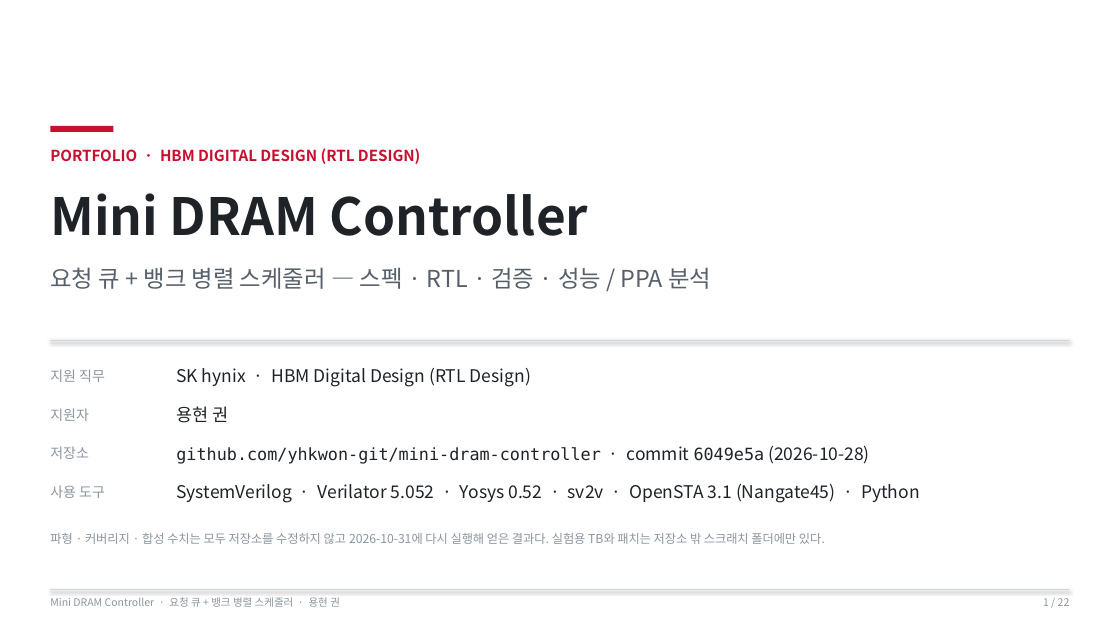
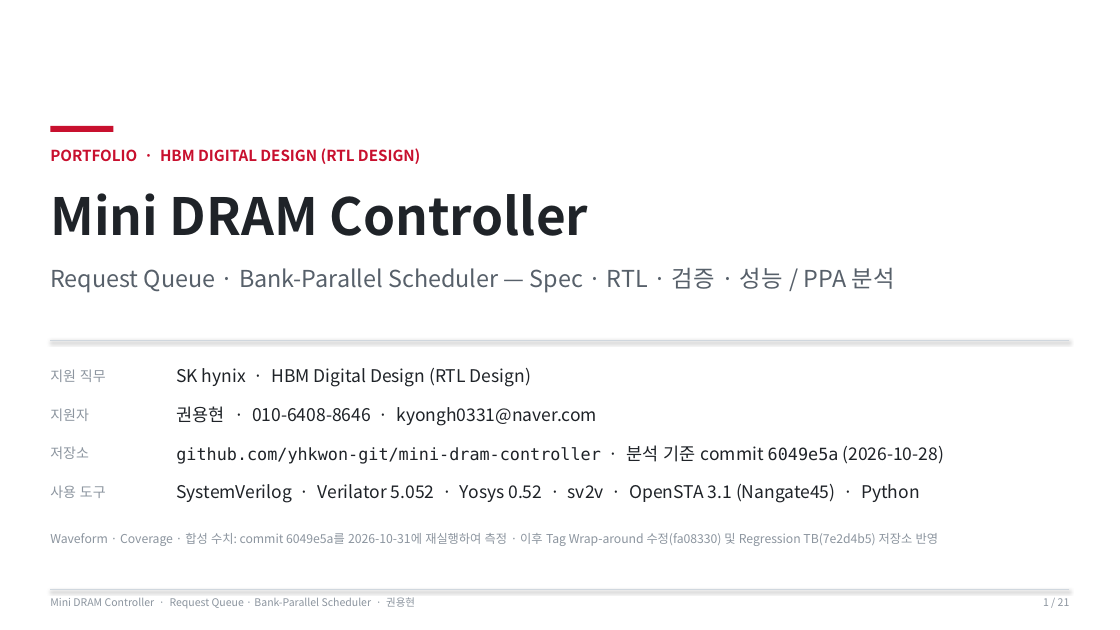
Before and after one commit to yhkwon-git/mini-dram-controller, a slide deck: slide 1 of portfolio-deck/MiniDramController_Portfolio.pptx. Drawn at 1120x630 pixels with LibreOffice and Linux fonts; fonts in the diff are those of the drawing. Boxes give left, top, right and bottom in pixels: in the first picture for what was removed or moved away, otherwise in the second. Text is boxed around its words. In the diff, an @@ line names an element or a change of style, - is before the commit and + after.

```diff
--- a/portfolio-deck/MiniDramController_Portfolio.pptx
+++ b/portfolio-deck/MiniDramController_Portfolio.pptx
@@ text at (50,267,895,293): text changed @@
-요청 큐 + 뱅크 병렬 스케줄러 — 스펙 · RTL · 검증 · 성능 / PPA 분석
+Request Queue · Bank-Parallel Scheduler — Spec · RTL · 검증 · 성능 / PPA 분석
@@ text at (176,406,597,426): text changed @@
-용현 권
+권용현 · 010-6408-8646 · kyongh0331@naver.com
@@ text at (176,445,944,464): text changed @@
-github.com/yhkwon-git/mini-dram-controller · commit 6049e5a (2026-10-28)
+github.com/yhkwon-git/mini-dram-controller · 분석 기준 commit 6049e5a (2026-10-28)
@@ text at (50,533,938,546): text changed @@
-파형 · 커버리지 · 합성 수치는 모두 저장소를 수정하지 않고 2026-10-31에 다시 실행해 얻은 결과다. 실험용 TB와 패치는 저장소 밖 스크래치 폴더에만 있다.
+Waveform · Coverage · 합성 수치: commit 6049e5a를 2026-10-31에 재실행하여 측정 · 이후 Tag Wrap-around 수정(fa08330) 및 Regression TB(7e2d4b5) 저장소 반영
@@ text at (50,597,415,608): text changed @@
-Mini DRAM Controller · 요청 큐 + 뱅크 병렬 스케줄러 · 용현 권
+Mini DRAM Controller · Request Queue · Bank-Parallel Scheduler · 권용현
```
Also in this commit, not shown: 20 other slides changed, 1 slide removed, 1 other file.
